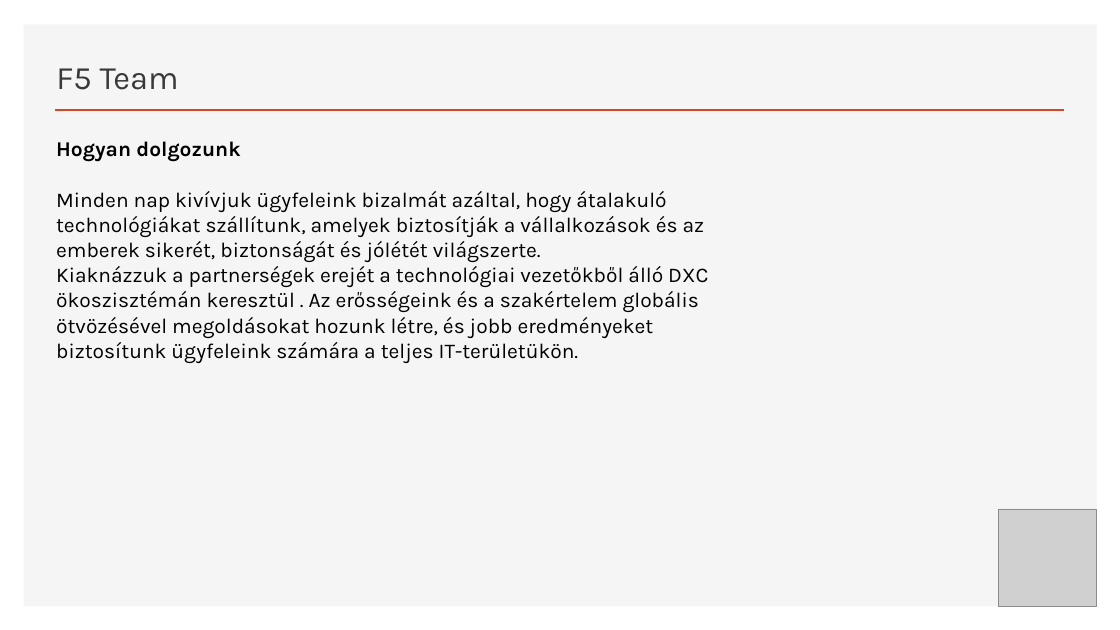
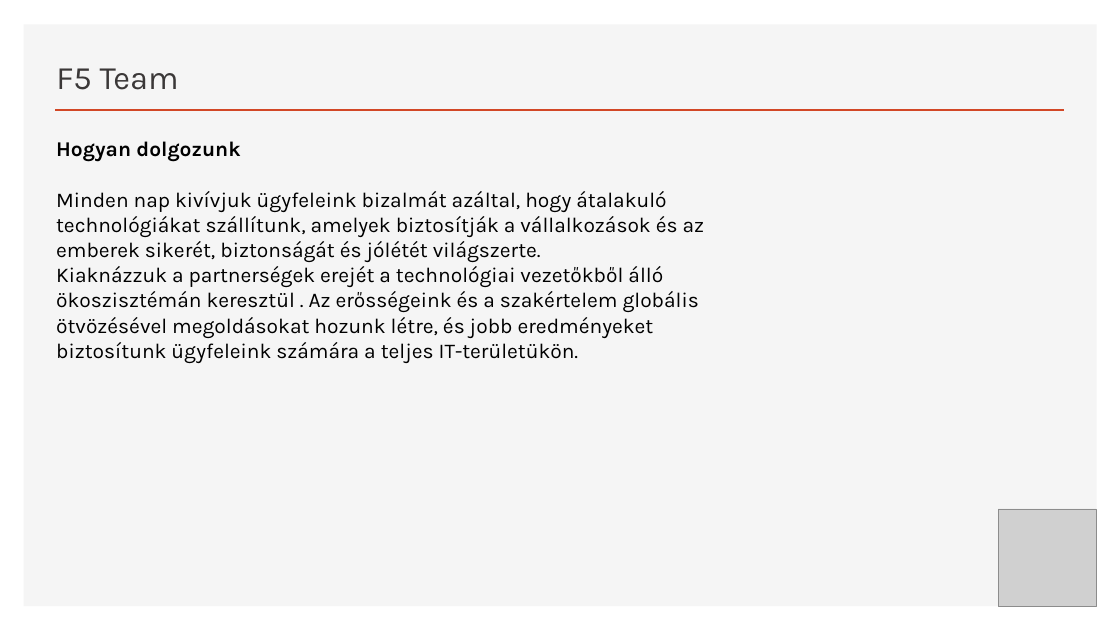
Before and after one commit to nikolettkoch/IKTProjectmunka_F5Team, a slide deck: slide 5 of F5 team bemutató.pptx. Drawn at 1120x630 pixels with LibreOffice and Linux fonts; fonts in the diff are those of the drawing; grey boxes stand for pictures. Boxes give left, top, right and bottom in pixels: in the first picture for what was removed or moved away, otherwise in the second. Text is boxed around its words. In the diff, an @@ line names an element or a change of style, - is before the commit and + after.

Commit message:
javítás

```diff
--- a/F5 team bemutató.pptx
+++ b/F5 team bemutató.pptx
@@ text at [56,266,699,363]: text changed @@
-Kiaknázzuk a partnerségek erejét a technológiai vezetőkből álló DXC ökoszisztémán keresztül . Az erősségeink és a szakértelem globális ötvözésével megoldásokat hozunk létre, és jobb eredményeket biztosítunk ügyfeleink számára a teljes IT-területükön.
+Kiaknázzuk a partnerségek erejét a technológiai vezetőkből álló ökoszisztémán keresztül . Az erősségeink és a szakértelem globális ötvözésével megoldásokat hozunk létre, és jobb eredményeket biztosítunk ügyfeleink számára a teljes IT-területükön.
```
